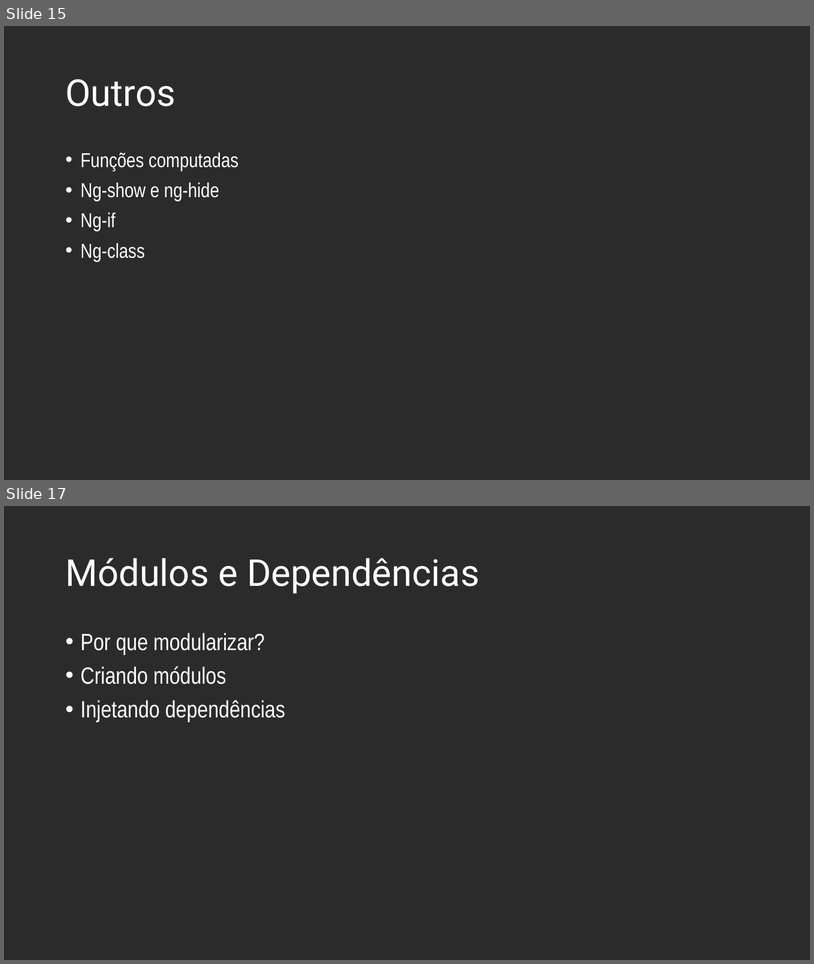
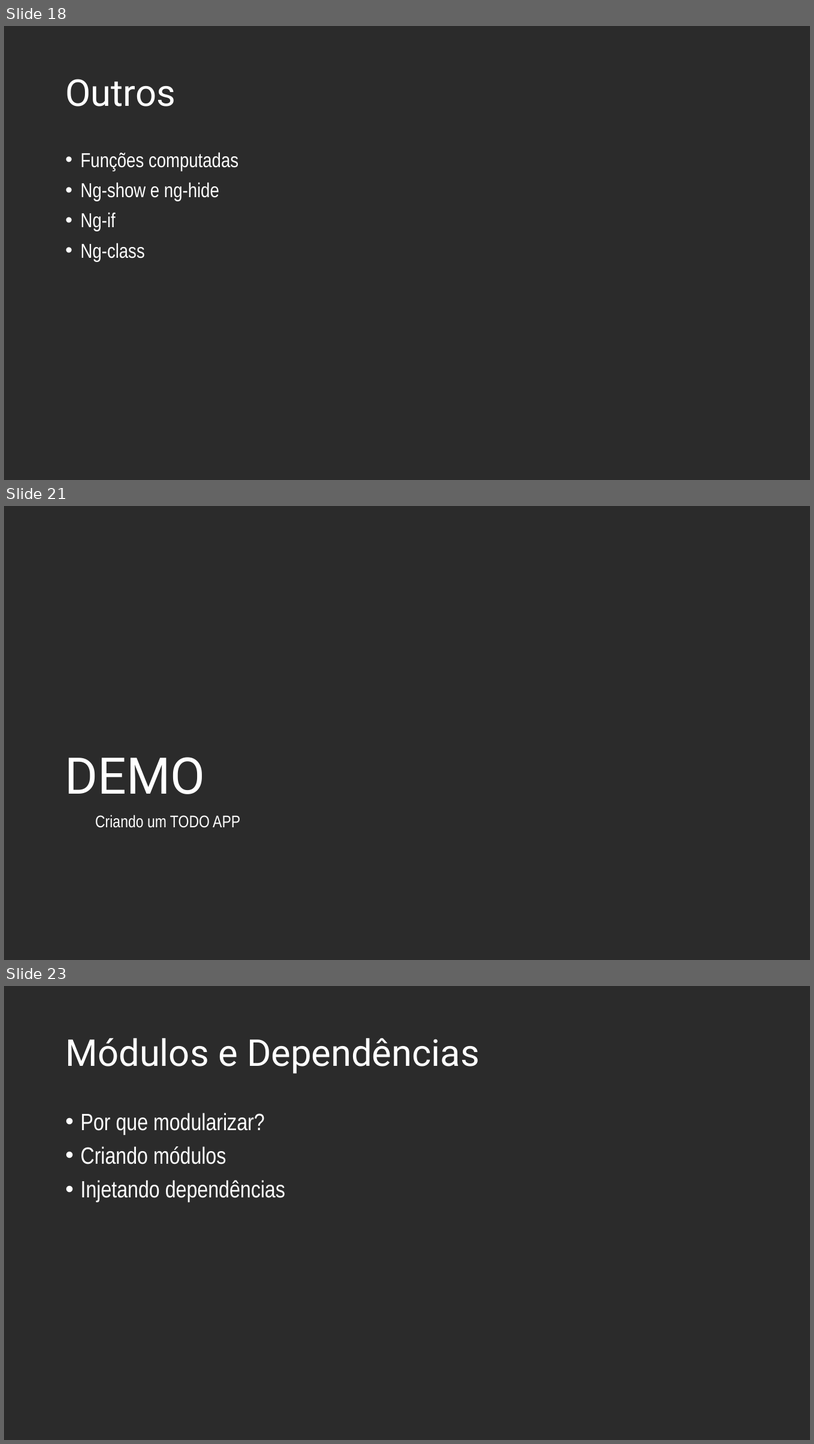
Before and after one commit to andrebaltieri/5485, a slide deck: ppts/Modulo 4/5485 - M04A01.pptx. Shown one above the other, each under a label of ours: slides 15 and 17 before the commit, slides 18, 21 and 23 after it; the slides between them are not shown. The pictures are 814x964 and 814x1444 pixels, drawn with LibreOffice and Linux fonts; fonts in the diff are those of the drawing; background and template pictures are left out; a plain dark background stands for a picture behind light text. Boxes give left, top, right and bottom in pixels: in the first picture for what was removed or moved away, otherwise in the second. Text is boxed around its words. In the diff, an @@ line names an element or a change of style, - is before the commit and + after.

```diff
--- a/ppts/Modulo 4/5485 - M04A01.pptx
+++ b/ppts/Modulo 4/5485 - M04A01.pptx
@@ slide 21 added at <box>4,506,810,960</box>, background picture (left out) @@
@@ title added at <box>65,757,206,794</box>, 60 pt, text #FFFFFF @@
+DEMO
@@ text added at <box>95,814,240,828</box>, 20 pt, text #FFFFFF @@
+  Criando um TODO APP
@@ what was slide 15 is now slide 18 @@
@@ what was slide 17 is now slide 23 @@
```
Also in this commit, not shown: 2 slides changed, 12 other slides added, 2 slides removed, 6 other files.
